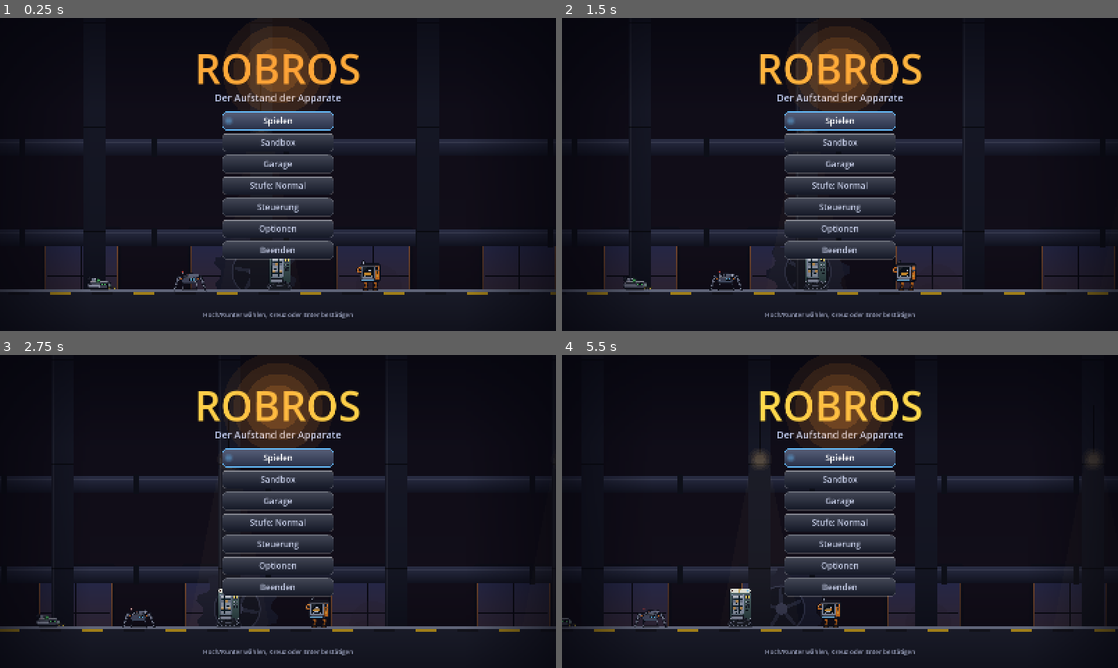
Above: before the commit, frames 1-4 (two rows, left to right).
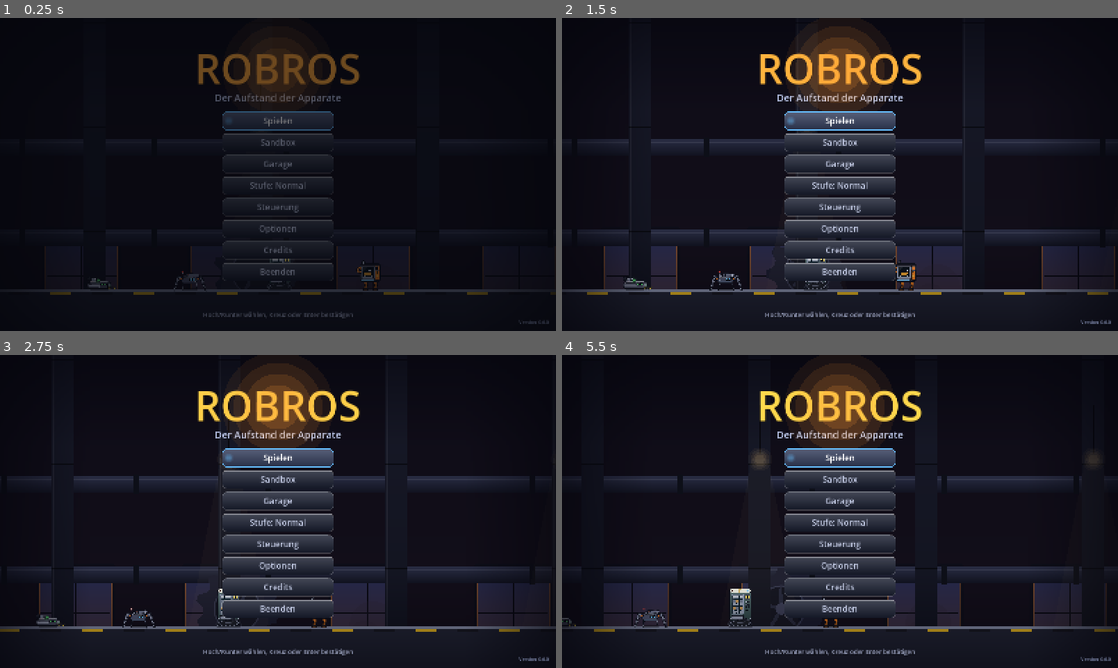
Above: after the commit, the same moments.

Repository: BearsinK/Ares
Game: Godot game, scene res://scenes/title.tscn
Same seed, same stepped clock (60 frames per second), same inputs: the game is played once before the commit and once after it.
Inputs (mouse positions are in pixels of both pictures, inside the frame that each line leads up to):
- Up to frame 1 (0.25 s): no input
- Up to frame 2 (1.5 s): tap Enter (p1_confirm) at 0.5, 0.6 s; move the mouse to (962, 158) at 0.52 s; hold D (p1_right) from 0.53 s (still down); click (962, 158) at 0.67 s; tap Space (p1_jump) at 0.77, 1.07 s; tap G (p1_interact) at 0.8, 1.35 s; move the mouse to (728, 190) at 1.27 s; click (728, 190) at 1.42 s
- Up to frame 3 (2.75 s): tap Space (p1_jump) at 1.52, 1.82 s; tap Enter (p1_confirm) at 1.55 s; move the mouse to (333, 442) at 2.02 s; release D (p1_right) at 2.03 s; hold A (p1_left) from 2.03 s (still down); tap E (p1_ability) at 2.1 s; click (333, 442) at 2.17 s; tap G (p1_interact) at 2.3 s
- Up to frame 4 (5.5 s): move the mouse to (812, 574) at 2.77 s; release A (p1_left) at 2.78 s; hold D (p1_right) 2.78-4.28 s; tap Enter (p1_confirm) at 2.85, 4.55 s; click (812, 574) at 2.92 s; tap Space (p1_jump) at 3.02, 3.32, 3.77, 4.07, 4.52, 4.82 s; move the mouse to (1006, 558) at 3.52 s; tap Shift (p1_dash) at 3.6 s; click (1006, 558) at 3.67 s; tap G (p1_interact) at 3.8, 5.3 s; tap Escape (pause) at 4.15 s; move the mouse to (673, 464) at 4.27 s; hold A (p1_left) 4.28-5.03 s; tap F (p1_fire) at 4.35 s; click (673, 464) at 4.42 s; move the mouse to (867, 511) at 5.02 s; hold D (p1_right) from 5.03 s (still down); tap R (p1_hook) at 5.1 s; click (867, 511) at 5.17 s

The runs differ from the first frame. In frame 1, 16% of the frame differs, in the area x 0-100%, y 2-98%; in frame 2, 1.0%; in frame 3, 1.0%; in frame 4, 1.0%.

Commit message:
Feinschliff: Szenenuebergaenge, Version, Credits, Fenstericon
Transition (Autoload) blendet beim Start ein und wechselt Szenen mit kurzem Abdunkeln
(Titel zum Spiel, Neustart, Hauptmenue). Versionsnummer in den Projekteinstellungen
und unten rechts im Titel, neue Credits-Seite mit Godot-Lizenzhinweis, Projekt-Icon
und Beschreibung. Doppeltes Ausloesen beim Verlassen von Titel und Pause verhindert.

Co-Authored-By: Claude Sonnet 5.5 <noreply@anthropic.com>
Claude-Session: https://claude.ai/code/session_01LWfhWxkDekTWkUA5NKCt1X

Diff:
--- /dev/null
+++ b/icon.svg
@@ -0,0 +1,12 @@
+<svg xmlns="http://www.w3.org/2000/svg" width="128" height="128" viewBox="0 0 128 128">
+  <rect width="128" height="128" rx="22" fill="#10131f"/>
+  <rect x="3" y="3" width="122" height="122" rx="19" fill="none" stroke="#f2b233" stroke-width="3"/>
+  <line x1="64" y1="16" x2="64" y2="30" stroke="#8fa0c0" stroke-width="5" stroke-linecap="round"/>
+  <circle cx="64" cy="14" r="6" fill="#ff5a4a"/>
+  <rect x="24" y="30" width="80" height="62" rx="14" fill="#5f6b86" stroke="#2a3148" stroke-width="4"/>
+  <rect x="34" y="42" width="60" height="30" rx="8" fill="#0b0e18"/>
+  <circle cx="50" cy="57" r="8" fill="#7be3ff"/>
+  <circle cx="78" cy="57" r="8" fill="#7be3ff"/>
+  <rect x="44" y="78" width="40" height="6" rx="3" fill="#f2b233"/>
+  <rect x="34" y="96" width="60" height="16" rx="6" fill="#47516b" stroke="#2a3148" stroke-width="3"/>
+</svg>
--- a/project.godot
+++ b/project.godot
@@ -11,6 +11,9 @@
 [application]
 
 config/name="Robros"
+config/description="Coop-Roguelike fuer zwei Spieler: Roboter gegen die Maschinen der Fabrik."
+config/version="0.6.0"
+config/icon="res://icon.svg"
 run/main_scene="res://scenes/title.tscn"
 config/features=PackedStringArray("4.7", "GL Compatibility")
 
@@ -19,6 +22,7 @@
 InputSetup="*res://scripts/autoload/input_setup.gd"
 Sfx="*res://scripts/autoload/sfx.gd"
 Music="*res://scripts/autoload/music.gd"
+Transition="*res://scripts/autoload/transition.gd"
 
 [display]
 
--- /dev/null
+++ b/scripts/autoload/transition.gd
@@ -0,0 +1,57 @@
+extends CanvasLayer
+## Weiche Szenenwechsel: abdunkeln, Szene wechseln, wieder aufhellen. Beim Start blendet das Spiel
+## aus Schwarz ein. Im Headless-Modus (Tests) wird sofort gewechselt.
+## Benutzung: Transition.go("res://scenes/title.tscn") oder Transition.go("") zum Neuladen der aktuellen Szene.
+
+const FADE_OUT := 0.22
+const FADE_IN := 0.35
+const COLOR := Color(0.02, 0.025, 0.05)
+
+var busy := false
+
+var _rect: ColorRect
+
+
+func _ready() -> void:
+	layer = 100
+	process_mode = Node.PROCESS_MODE_ALWAYS
+	_rect = ColorRect.new()
+	_rect.color = Color(COLOR, 0.0)
+	_rect.mouse_filter = Control.MOUSE_FILTER_IGNORE
+	_rect.set_anchors_preset(Control.PRESET_FULL_RECT)
+	add_child(_rect)
+	if DisplayServer.get_name() != "headless":
+		_rect.color = Color(COLOR, 1.0)
+		_fade(0.0, 0.6)
+
+
+func go(path: String) -> void:
+	if busy:
+		return
+	if DisplayServer.get_name() == "headless":
+		_switch(path)
+		return
+	busy = true
+	await _fade(1.0, FADE_OUT).finished
+	_switch(path)
+	# Die neue Szene steht erst nach einem Frame.
+	await get_tree().process_frame
+	await get_tree().process_frame
+	await _fade(0.0, FADE_IN).finished
+	busy = false
+
+
+func _switch(path: String) -> void:
+	get_tree().paused = false
+	Engine.time_scale = 1.0
+	if path == "":
+		get_tree().reload_current_scene()
+	else:
+		get_tree().change_scene_to_file(path)
+
+
+func _fade(alpha: float, seconds: float) -> Tween:
+	var tween := create_tween()
+	tween.set_ignore_time_scale(true)
+	tween.tween_property(_rect, "color:a", alpha, seconds)
+	return tween
--- a/scripts/game/pause_menu.gd
+++ b/scripts/game/pause_menu.gd
@@ -19,6 +19,7 @@
 var options := OptionsPage.new()
 
 var _pending := ""
+var _leaving := false
 var _confirm_cursor := 1
 var _age := 0.0
 var _canvas: Node2D
@@ -135,12 +136,11 @@
 
 
 func _run(action: String) -> void:
+	if _leaving:
+		return
+	_leaving = true
 	main.abandon_run()
-	get_tree().paused = false
-	if action == "restart":
-		get_tree().reload_current_scene()
-	else:
-		get_tree().change_scene_to_file("res://scenes/title.tscn")
+	Transition.go("" if action == "restart" else "res://scenes/title.tscn")
 
 
 # ---------------------------------------------------------------- Zeichnen
--- a/scripts/game/title_screen.gd
+++ b/scripts/game/title_screen.gd
@@ -2,9 +2,9 @@
 ## Titelbildschirm mit Hauptmenue, Klassenauswahl fuer beide Spieler und
 ## Steuerungsuebersicht. Startet danach die Hauptszene.
 
-enum State { MAIN, SELECT, CONTROLS, WORKSHOP, STARTING, SANDBOX, OPTIONS }
-
-const MENU_ITEMS: Array[String] = ["Spielen", "Sandbox", "Garage", "Schwierigkeit", "Steuerung", "Optionen", "Beenden"]
+enum State { MAIN, SELECT, CONTROLS, WORKSHOP, STARTING, SANDBOX, OPTIONS, CREDITS }
+
+const MENU_ITEMS: Array[String] = ["Spielen", "Sandbox", "Garage", "Schwierigkeit", "Steuerung", "Optionen", "Credits", "Beenden"]
 const COUNTDOWN := 1.1
 
 var state := State.MAIN
@@ -26,6 +26,7 @@
 var options := OptionsPage.new()
 
 var _time := 0.0
+var _leaving := false
 var _camera: Camera2D
 var _stage: Node2D
 var _ui: Node2D
@@ -73,6 +74,9 @@
 			_update_sandbox(delta)
 		State.OPTIONS:
 			if options.update(delta):
+				state = State.MAIN
+		State.CREDITS:
+			if UiKit.back() or UiKit.confirm():
 				state = State.MAIN
 	_stage.queue_redraw()
 	_ui.queue_redraw()
@@ -110,6 +114,8 @@
 			"Optionen":
 				state = State.OPTIONS
 				options.cursor = 0
+			"Credits":
+				state = State.CREDITS
 			"Beenden":
 				get_tree().quit()
 
@@ -174,6 +180,8 @@
 
 
 func _update_select(delta: float) -> void:
+	if _leaving:
+		return
 	if start_timer > 0.0:
 		start_timer -= delta
 		if start_timer <= 0.0:
@@ -186,7 +194,8 @@
 				return
 			if Engine.has_meta("sandbox"):
 				Engine.remove_meta("sandbox")
-			get_tree().change_scene_to_file("res://scenes/main.tscn")
+			_leaving = true
+			Transition.go("res://scenes/main.tscn")
 		return
 	var nobody_ready := not locked[0] and not locked[1]
 	for i in 2:
@@ -225,12 +234,15 @@
 
 
 func _update_sandbox(delta: float) -> void:
+	if _leaving:
+		return
 	if start_timer > 0.0:
 		start_timer -= delta
 		if start_timer <= 0.0:
 			Engine.set_meta("sandbox", sandbox_config)
 			Engine.set_meta("classes", sandbox_classes)
-			get_tree().change_scene_to_file("res://scenes/main.tscn")
+			_leaving = true
+			Transition.go("res://scenes/main.tscn")
 		return
 	for i in 2:
 		var prefix := "p%d_" % (i + 1)
@@ -304,6 +316,8 @@
 			_draw_sandbox(view)
 		State.OPTIONS:
 			options.draw(_ui, view)
+		State.CREDITS:
+			_draw_credits(view)
 
 
 func _item_label(index: int) -> String:
@@ -327,6 +341,30 @@
 	if MENU_ITEMS[cursor] == "Schwierigkeit" and state == State.MAIN:
 		hint = "Links/Rechts oder Kreuz: Stufe wechseln"
 	UiKit.text(_ui, Vector2(0, view.y - 40), hint, 18, Color(0.65, 0.68, 0.8), HORIZONTAL_ALIGNMENT_CENTER, view.x)
+	UiKit.text(_ui, Vector2(0, view.y - 20), version_text(), 14, Color(0.5, 0.54, 0.68), HORIZONTAL_ALIGNMENT_RIGHT, view.x - 20.0)
+
+
+## Versionsnummer aus den Projekteinstellungen.
+static func version_text() -> String:
+	return "Version %s" % String(ProjectSettings.get_setting("application/config/version", "0.0.0"))
+
+
+func _draw_credits(view: Vector2) -> void:
+	_ui.draw_rect(Rect2(Vector2.ZERO, view), Color(0, 0, 0, 0.78))
+	var panel := Rect2(Vector2(view.x * 0.5 - 520.0, 150.0), Vector2(1040.0, 560.0))
+	Art.panel(_ui, panel, Color(0.09, 0.11, 0.18), 18.0, Color(1, 1, 1, 0.28))
+	UiKit.text(_ui, Vector2(0, 110), "CREDITS", 52, Color(1.0, 0.9, 0.4), HORIZONTAL_ALIGNMENT_CENTER, view.x)
+	var y := panel.position.y + 70.0
+	UiKit.text(_ui, Vector2(0, y), "ROBROS", 46, Color(1.0, 0.8, 0.3), HORIZONTAL_ALIGNMENT_CENTER, view.x)
+	UiKit.text(_ui, Vector2(0, y + 34.0), "Der Aufstand der Apparate", 22, Color(0.85, 0.88, 1.0), HORIZONTAL_ALIGNMENT_CENTER, view.x)
+	UiKit.text(_ui, Vector2(0, y + 64.0), version_text(), 18, Color(0.6, 0.65, 0.8), HORIZONTAL_ALIGNMENT_CENTER, view.x)
+	UiKit.text(_ui, Vector2(0, y + 130.0), "TECHNIK", 18, Color(0.6, 0.9, 1.0), HORIZONTAL_ALIGNMENT_CENTER, view.x)
+	UiKit.text(_ui, Vector2(panel.position.x + 80.0, y + 160.0), "Alle Grafik, alle Sounds und die Musik entstehen beim Start im Code. Es gibt keine Bild- oder Audiodateien.", 20, Color(0.9, 0.92, 1.0), HORIZONTAL_ALIGNMENT_CENTER, panel.size.x - 160.0, true)
+	UiKit.text(_ui, Vector2(0, y + 250.0), "ENGINE", 18, Color(0.6, 0.9, 1.0), HORIZONTAL_ALIGNMENT_CENTER, view.x)
+	UiKit.text(_ui, Vector2(panel.position.x + 80.0, y + 280.0), "Gebaut mit der Godot Engine 4.7 (godotengine.org), MIT-Lizenz.", 20, Color(0.9, 0.92, 1.0), HORIZONTAL_ALIGNMENT_CENTER, panel.size.x - 160.0, true)
+	UiKit.text(_ui, Vector2(panel.position.x + 80.0, y + 312.0), "Copyright (c) 2014-present Godot Engine contributors. Copyright (c) 2007-2014 Juan Linietsky, Ariel Manzur. Weitere Lizenzen Dritter: godotengine.org/license", 16, Color(0.75, 0.78, 0.9), HORIZONTAL_ALIGNMENT_CENTER, panel.size.x - 160.0, true)
+	UiKit.text(_ui, Vector2(0, y + 420.0), "Danke fürs Spielen!", 26, Color(1.0, 0.9, 0.5), HORIZONTAL_ALIGNMENT_CENTER, view.x)
+	UiKit.text(_ui, Vector2(0, view.y - 40.0), "Zurück: Kreis oder Escape", 18, Color(0.65, 0.68, 0.8), HORIZONTAL_ALIGNMENT_CENTER, view.x)
 
 
 func _draw_sandbox(view: Vector2) -> void:
--- a/tests/options_test.gd
+++ b/tests/options_test.gd
@@ -147,6 +147,14 @@
 	await _tap("p1_up")
 	await _tap("p1_interact")
 	_check(title.state == title.State.MAIN, "Kreis schliesst die Optionen")
+	await _tap("p1_down")
+	_check(title.MENU_ITEMS[title.cursor] == "Credits", "Unter Optionen steht Credits")
+	await _tap("p1_confirm")
+	_check(title.state == title.State.CREDITS, "Credits oeffnen die Seite")
+	await _tap("p1_interact")
+	_check(title.state == title.State.MAIN, "Kreis schliesst die Credits")
+	_check(title.version_text() == "Version 0.6.0", "Versionsnummer kommt aus den Projekteinstellungen")
+	_check(Transition.layer == 100 and not Transition.busy, "Uebergangs-Overlay liegt ganz oben und ist bereit")
 	title.set_process(false)
 	title.queue_free()
 	await get_tree().process_frame
Not shown, added: icon.svg.import
Not shown, added: scripts/autoload/transition.gd.uid
Not shown, changed: CLAUDE.md
